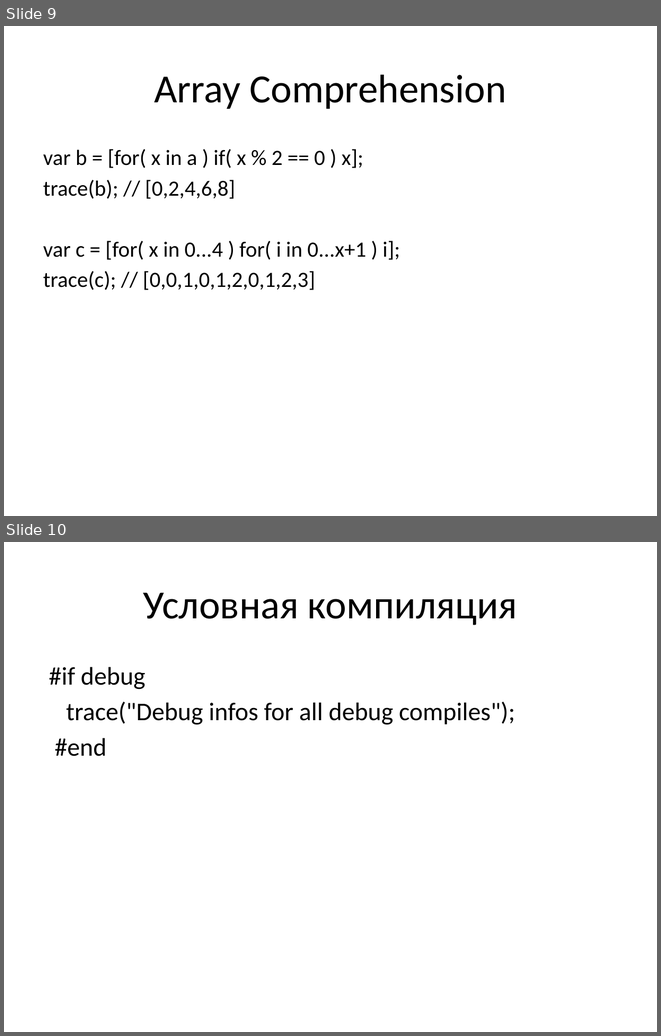
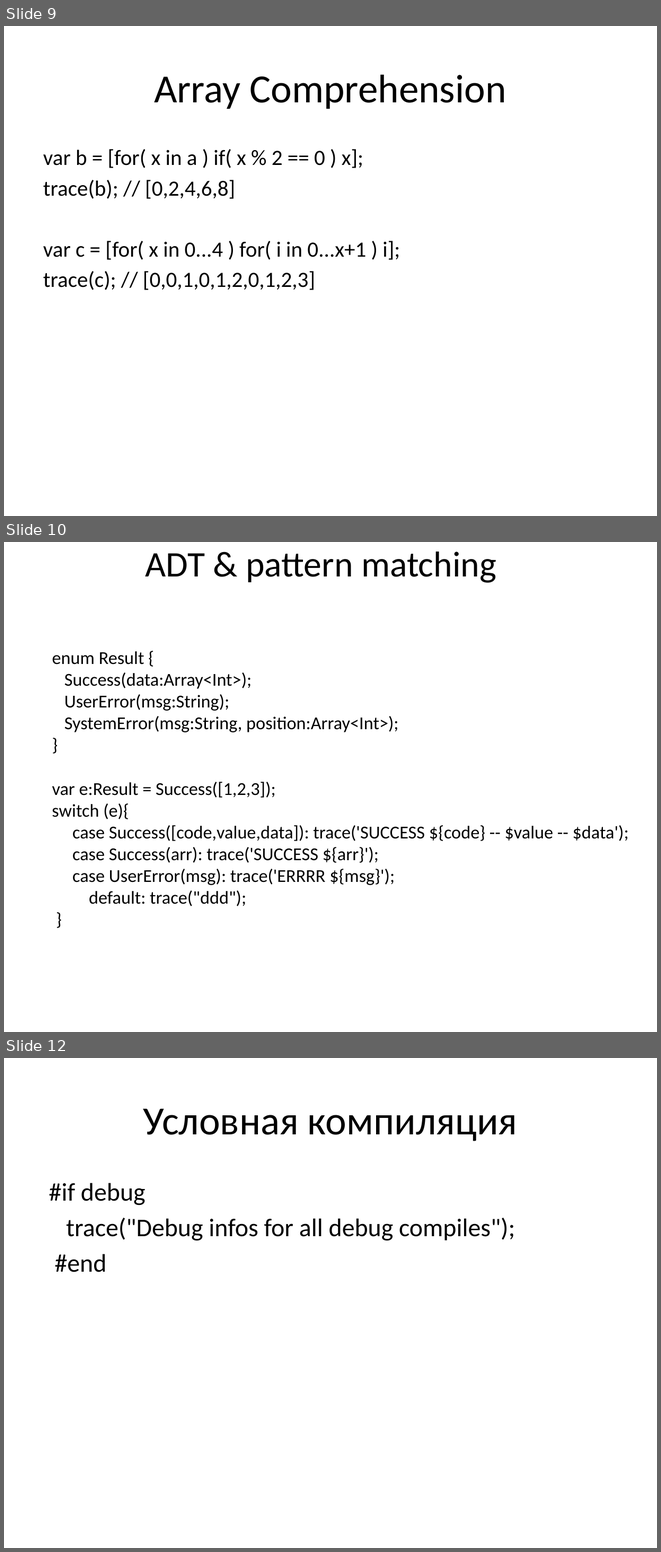
Before and after one commit to schadov/241m-lectures, a slide deck: haxe.pptx. Shown one above the other, each under a label of ours: slides 9 and 10 before the commit, slides 9, 10 and 12 after it; the slides between them are not shown. The pictures are 661x1036 and 661x1552 pixels, drawn with LibreOffice and Linux fonts; fonts in the diff are those of the drawing. Boxes give left, top, right and bottom in pixels: in the first picture for what was removed or moved away, otherwise in the second. Text is boxed around its words. In the diff, an @@ line names an element or a change of style, - is before the commit and + after.

```diff
--- a/haxe.pptx
+++ b/haxe.pptx
@@ slide 10 added at (x1=4, y1=542, x2=657, y2=1032), background #FFFFFF @@
@@ title added at (x1=145, y1=552, x2=496, y2=583), 39.6 pt, text #000000 @@
+ADT & pattern matching
@@ text added at (x1=52, y1=651, x2=629, y2=906), 20 pt, text #000000 @@
+enum Result {
+Success(data:Array<Int>);
+UserError(msg:String);
+SystemError(msg:String, position:Array<Int>);
+}
+var e:Result = Success([1,2,3]);
+switch (e){
+case Success([code,value,data]): trace('SUCCESS ${code} -- $value -- $data');
+case Success(arr): trace('SUCCESS ${arr}');
+case UserError(msg): trace('ERRRR ${msg}');
+default: trace("ddd");
+}
@@ rectangle added at (x1=68, y1=681, x2=68, y2=700), fill #F3F3F3 @@
@@ what was slide 10 is now slide 12 @@
```
Also in this commit, not shown: 1 slide changed, 10 other slides added.
